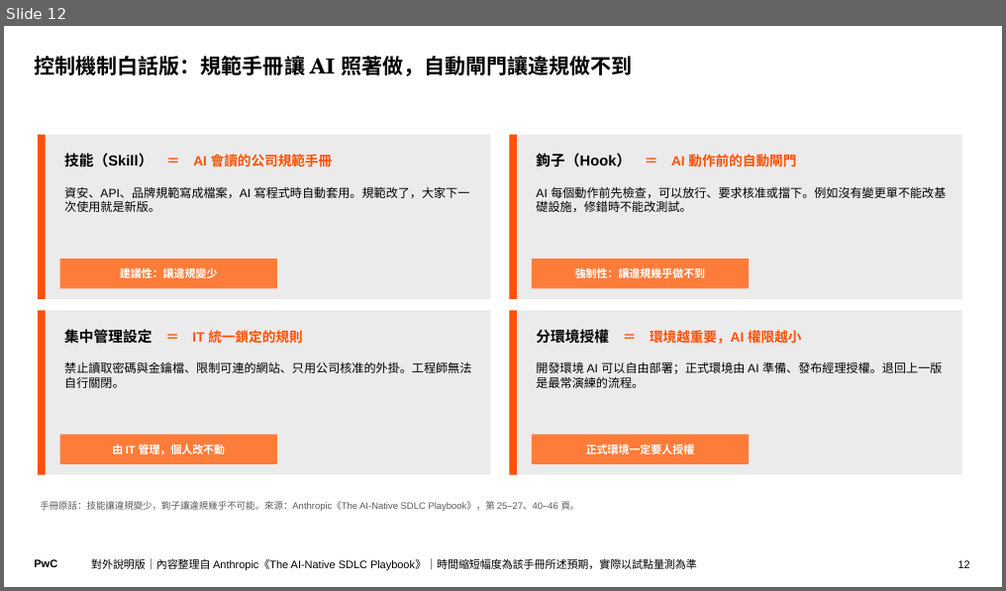
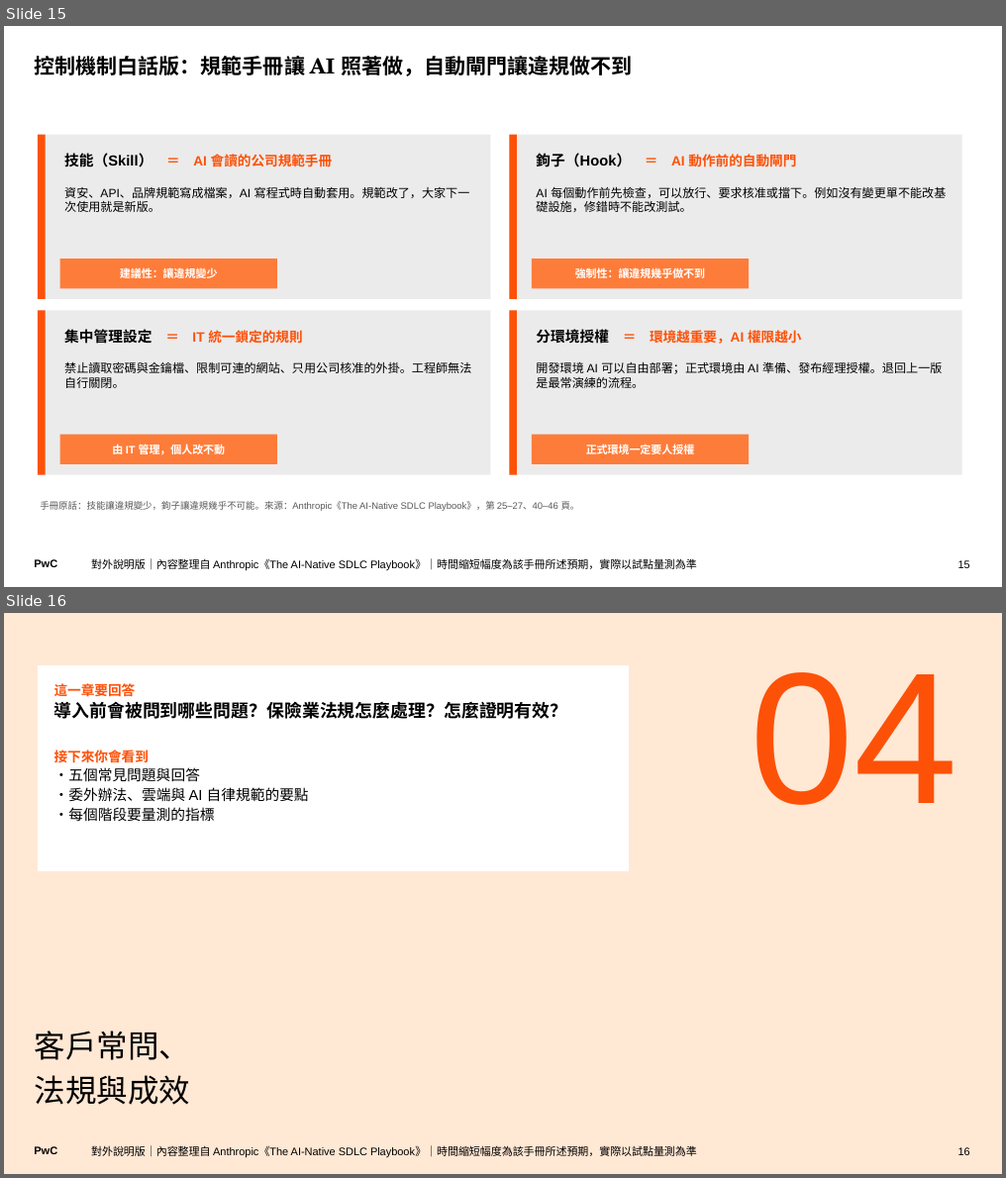
Before and after one commit to Robshao/PwC_FSC1, a slide deck: research/ai-native-sdlc/AI原生SDLC_白話說明.pptx. Shown one above the other, each under a label of ours: slide 12 before the commit, slides 15 and 16 after it. The pictures are 1006x591 and 1006x1178 pixels, drawn with LibreOffice and Linux fonts; fonts in the diff are those of the drawing. Boxes give left, top, right and bottom in pixels: in the first picture for what was removed or moved away, otherwise in the second. Text is boxed around its words. In the diff, an @@ line names an element or a change of style, - is before the commit and + after.

```diff
--- a/research/ai-native-sdlc/AI原生SDLC_白話說明.pptx
+++ b/research/ai-native-sdlc/AI原生SDLC_白話說明.pptx
@@ slide 16 added at [4,613,1002,1174], background #FFE8D4; not listed: 1 template element that a slide beside it also shows @@
@@ rectangle added at [38,665,629,871], fill #FFFFFF, 14 pt, text #000000, bold @@
+這一章要回答
+導入前會被問到哪些問題？保險業法規怎麼處理？怎麼證明有效？
+接下來你會看到
+・五個常見問題與回答
+・委外辦法、雲端與 AI 自律規範的要點
+・每個階段要量測的指標
@@ text added at [750,672,958,805], 180 pt, text #FD5108 @@
+04
@@ title added at [35,1031,190,1105], 30 pt, text #000000 @@
+客戶常問、
+法規與成效
@@ text added at [91,1146,697,1157], 10.5 pt, text #000000 @@
+對外說明版｜內容整理自 Anthropic《The AI-Native SDLC Playbook》｜時間縮短幅度為該手冊所述預期，實際以試點量測為準
@@ page number added at [958,1148,970,1156], 10.5 pt, text #000000 @@
+16
@@ what was slide 12 is now slide 15 @@
@@ page number at [958,561,970,569]: text changed @@
-12
+15
```
Also in this commit, not shown: 1 slide changed, 6 other slides added, 7 other files.
